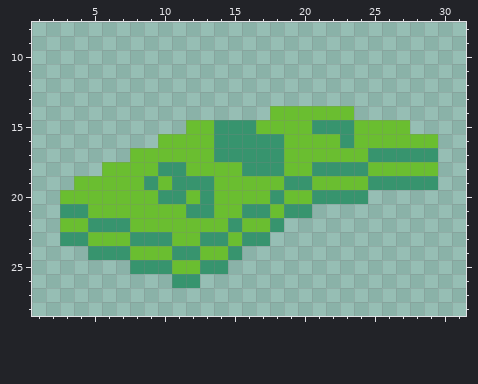
Pixel-art file, stored at assets/images/graphics/money.aseprite. Above, as it was before the edit.
32x32 pixels, 1 frame. Shown: x 1..31, y 8..28.
After the commit:
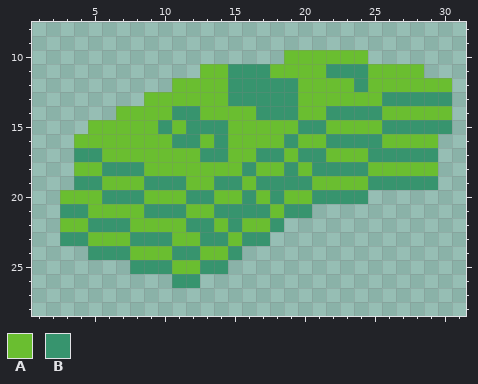
Palette (. is transparent): A #6abe30  B #37946e
The edit:
layer "Layer 2" added
layer "Layer 3" added
Layer "Layer 3":
There is now colour A in row 10 at x 19 to 24; in row 11 at x 13 to 14, 18 to 21 and 25 to 28; in row 12 at x 11 to 14, 20 to 23 and 25 to 30; in row 13 at x 9 to 14 and 20 to 25; in row 14 at x 7 to 10, 13 to 16 and 26 to 30; in row 15 at x 5 to 9 and 11.
There is now colour A in row 16 at x 4 to 9; in row 17 at x 6 to 7; in row 18 at x 4 to 5.
The edit turns colour B into colour A in row 15 at x 15 to 16 and 22 to 23; in row 16 at x 15 to 18; in row 17 at x 15 to 16; in row 18 at x 10 to 11 and 17 to 18; in row 19 at x 12 to 13; in row 20 at x 10 to 11.
The edit turns colour B into colour A in row 21 at x 12 to 13.
There is now colour B in row 11 at x 15 to 17 and 22 to 24; in row 12 at x 15 to 19 and 24; in row 13 at x 15 to 19 and 26 to 30; in row 14 at x 11 to 12, 17 and 24 to 25; in row 15 at x 10 and 28 to 30; in row 17 at x 4 to 5.
The edit turns colour A into colour B in row 14 at x 18 to 19 and 22 to 23; in row 15 at x 12 to 13, 20 and 26 to 27; in row 16 at x 11 to 12, 19, 22 and 24 to 25; in row 17 at x 13 and 20 to 21; in row 18 at x 6 to 8 and 19; in row 19 at x 4 to 5, 10, 14 to 15 and 17 to 18.
The edit turns colour A into colour B in row 20 at x 6 to 8, 12 and 16; in row 21 at x 9 to 11 and 14 to 15; in row 22 at x 12 to 13.
Where, in picture pixels (left, top, right, bottom), the same in both pictures:
changed: (74, 50, 452, 232)
